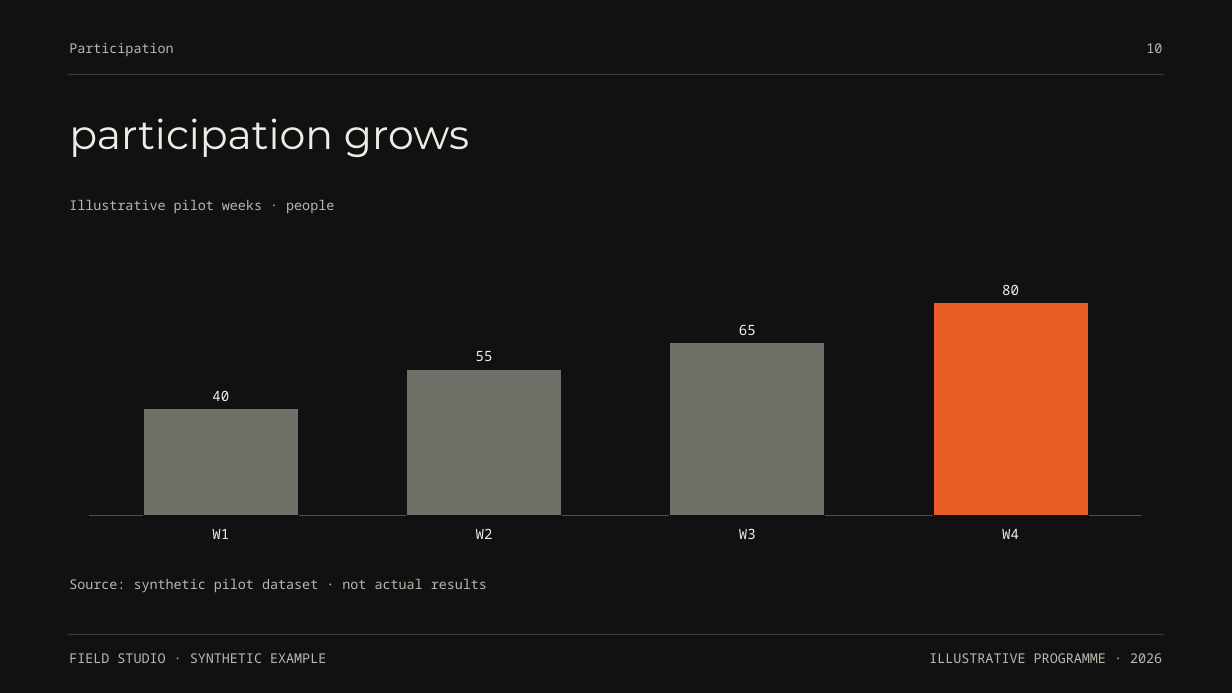
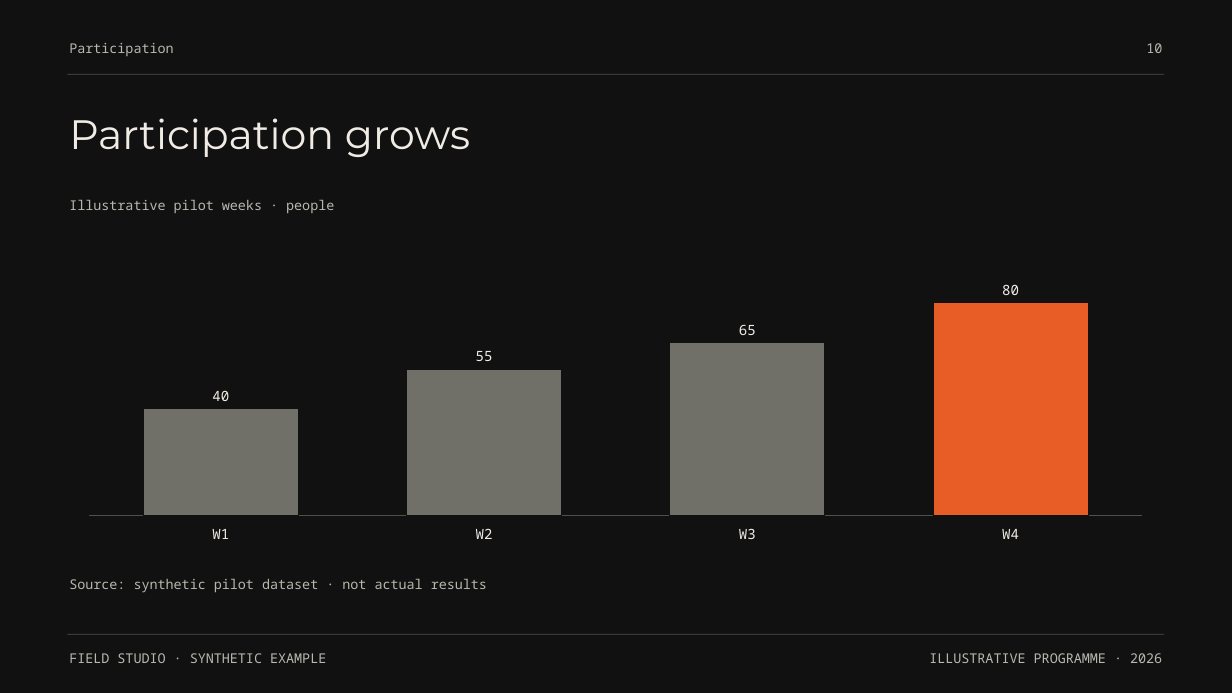
Before and after one commit to hustcer/pptx-nova, a slide deck: slide 10 of pptx-nova/assets/examples/broadside/deck.pptx. Drawn at 1232x693 pixels with LibreOffice and Linux fonts; fonts in the diff are those of the drawing. Boxes give left, top, right and bottom in pixels: in the first picture for what was removed or moved away, otherwise in the second. Text is boxed around its words. In the diff, an @@ line names an element or a change of style, - is before the commit and + after.

```diff
--- a/pptx-nova/assets/examples/broadside/deck.pptx
+++ b/pptx-nova/assets/examples/broadside/deck.pptx
@@ text at (x1=69, y1=118, x2=470, y2=157): text changed @@
-participation grows
+Participation grows
```
Also in this commit, not shown: 9 other slides changed, 14 other files.
